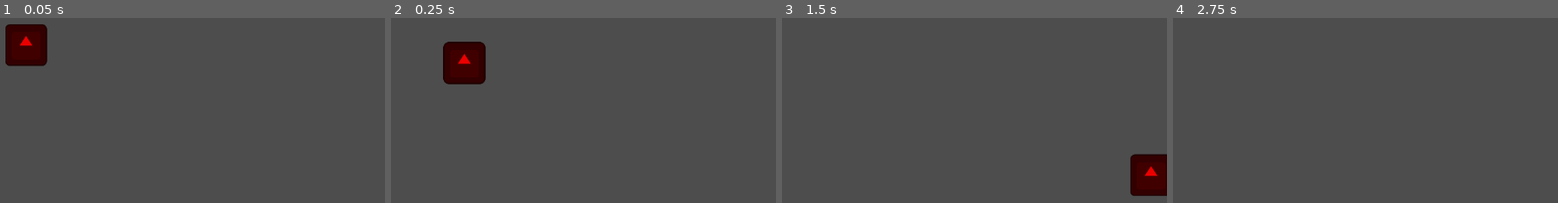
Above: before the commit, frames 1-4 (left to right).
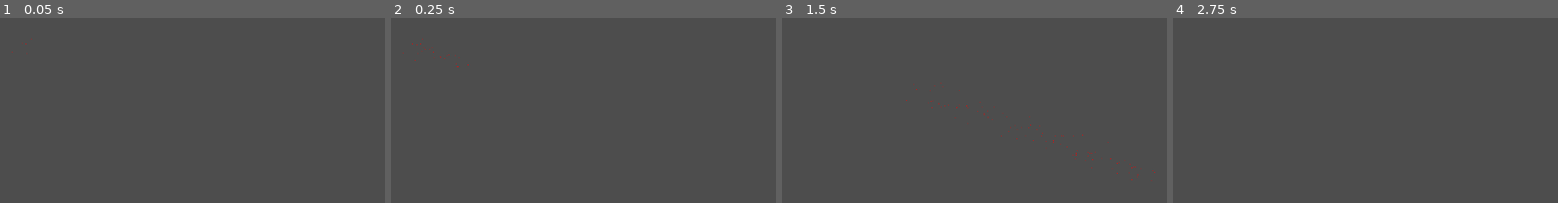
Above: after the commit, the same moments.

Repository: CR1SI/Project-W
Game: Godot game, scene res://scenes/spells/fireball.tscn
Same seed, same stepped clock (60 frames per second), same inputs: the game is played once before the commit and once after it. The project has no main scene, so this scene is started directly. The engine's default icon, where the game draws it, is replaced by a stand-in: a white triangle on a blue panel in a dark square.
Inputs (mouse positions are in pixels of both pictures, inside the frame that each line leads up to):
- Up to frame 1 (0.05 s): no input
- Up to frame 2 (0.25 s): no input
- Up to frame 3 (1.5 s): tap Enter at 0.5 s; move the mouse to (962, 21) at 0.52 s; hold D (right) 0.53-1.28 s; click (962, 21) at 0.6 s; move the mouse to (outside the picture) at 1.27 s; hold S (down) from 1.28 s (still down); tap Shift (dodge) at 1.35 s
- Up to frame 4 (2.75 s): move the mouse to (outside the picture) at 2.02 s; release S (down) at 2.03 s; hold D (right) from 2.03 s (still down); tap 1 (spell1) at 2.1 s

The runs differ from the first frame. In frame 1, 2.4% of the frame differs, in the area x 1-13%, y 3-27%; in frame 2, 2.5%, in the area x 3-25%, y 11-36%; in frame 3, 2.3%; in frame 4, nothing differs.

Commit message:
problem found:
cooldown for 1 spell is affecting the cooldown of every spell, so if you use a fireball u will only be able to fire a waterfall when the fireball is also out of cooldwon

Diff:
--- a/resources/spell_resources/fireball.tres
+++ b/resources/spell_resources/fireball.tres
@@ -6,7 +6,7 @@
 script = ExtResource("1_3fqav")
 spell_cost = 30
 cooldown = 5.0
-spell_duration = 9.5
+spell_duration = 5.0
 spell_type = 2
 dmg = 50
 spell_speed = 400
--- a/scenes/spells/fireball.tscn
+++ b/scenes/spells/fireball.tscn
@@ -1,7 +1,6 @@
-[gd_scene load_steps=5 format=3 uid="uid://bss4qfewblgss"]
+[gd_scene load_steps=4 format=3 uid="uid://bss4qfewblgss"]
 
 [ext_resource type="Script" path="res://scripts/spell_scripts/fireball.gd" id="1_5bcb8"]
-[ext_resource type="Texture2D" uid="uid://ddgcu4p38cq11" path="res://icon.svg" id="1_u7lcq"]
 [ext_resource type="Resource" uid="uid://dbkmquix3hw74" path="res://resources/spell_resources/fireball.tres" id="2_tx7j8"]
 
 [sub_resource type="CircleShape2D" id="CircleShape2D_bkvek"]
@@ -12,12 +11,15 @@
 script = ExtResource("1_5bcb8")
 resource = ExtResource("2_tx7j8")
 
-[node name="Sprite2D" type="Sprite2D" parent="."]
-modulate = Color(0.919281, 4.47616e-06, 1.15514e-06, 1)
-self_modulate = Color(1, 0, 0, 1)
-position = Vector2(-0.726931, 2.52777)
+[node name="CPUParticles2D" type="CPUParticles2D" parent="."]
+position = Vector2(-0.726929, 2.52777)
 scale = Vector2(0.517758, 0.517758)
-texture = ExtResource("1_u7lcq")
+amount = 100
+emission_shape = 1
+emission_sphere_radius = 48.83
+direction = Vector2(1, 1)
+gravity = Vector2(-10, 10)
+color = Color(1, 0, 0, 1)
 
 [node name="CollisionShape2D" type="CollisionShape2D" parent="."]
 position = Vector2(0.273071, 3.52777)
